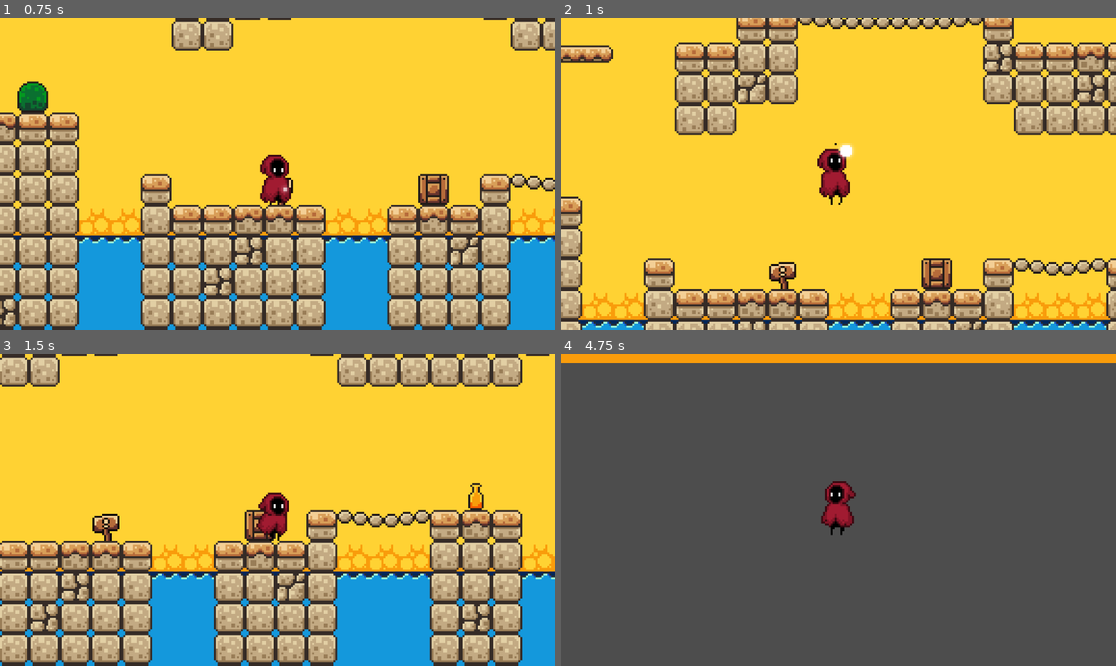
Above: before the commit, frames 1-4 (two rows, left to right).
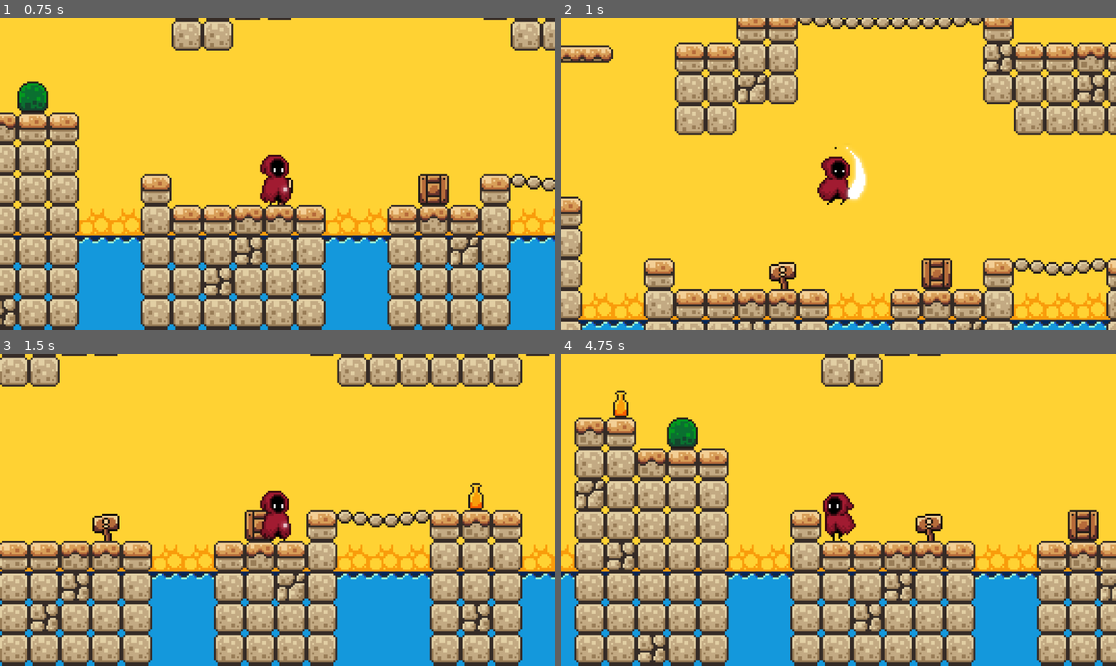
Above: after the commit, the same moments.

Repository: Alexandre74739/GameJam
Game: Godot game, scene res://scenes/game.tscn
Two runs of this game, one before a commit and one after it. Both use one fixed random seed, a clock stepped at 60 frames per second and the inputs below.
Inputs:
- Up to frame 1 (0.75 s): hold Right (ui_right) from 0.53 s (still down); tap Space (attack) at 0.6 s
- Up to frame 2 (1 s): keep holding Right (ui_right); tap Up (jump) at 0.77 s
- Up to frame 3 (1.5 s): keep holding Right (ui_right); tap Space (attack) at 1.35 s
- Up to frame 4 (4.75 s): tap Up (jump) at 1.52, 3.02, 3.77, 4.52 s; release Right (ui_right) at 2.03 s; hold Left (ui_left) 2.03-2.78 s; tap Space (attack) every 0.75 s from 2.1 to 4.35 s; hold Right (ui_right) 2.78-4.28 s; hold Left (ui_left) from 4.28 s (still down)

Frame 1 is identical in both runs. In frame 2, 1.1% of the frame differs, in the area x 46-56%, y 40-60%; in frame 3, 0.5%; in frame 4, 99%, in the area x 0-100%, y 0-100%.

Commit message:
correction vitesse perso + KillZone

Diff:
--- a/scenes/game.tscn
+++ b/scenes/game.tscn
@@ -7,6 +7,7 @@
 [ext_resource type="PackedScene" uid="uid://dy8c06kynuvf8" path="res://scenes/platform_froid.tscn" id="5_iywne"]
 [ext_resource type="AudioStream" uid="uid://b4jleospumrdk" path="res://assets/music/The Promised Neverland - Isabella’s Lullaby (Hip Hop Trap REMIX).mp3" id="6_u5sy4"]
 [ext_resource type="AudioStream" uid="uid://c8u5iwtj57c7d" path="res://assets/sounds/coin.wav" id="7_gee14"]
+[ext_resource type="PackedScene" uid="uid://cj228tfjd1h4r" path="res://scenes/kill_zone.tscn" id="8_gee14"]
 
 [sub_resource type="TileSetAtlasSource" id="TileSetAtlasSource_e2o6t"]
 texture = ExtResource("1_uwrxv")
@@ -438,5 +439,8 @@
 [node name="MusicCoin" type="AudioStreamPlayer2D" parent="." unique_id=802840782]
 stream = ExtResource("7_gee14")
 
+[node name="KillZone" parent="." unique_id=1881131918 instance=ExtResource("8_gee14")]
+position = Vector2(-46, 134)
+
 [connection signal="body_entered" from="Coin" to="Player" method="_on_coin_body_entered"]
 [connection signal="body_entered" from="Coin" to="Coin" method="_on_body_entered"]
--- /dev/null
+++ b/scenes/kill_zone.tscn
@@ -0,0 +1,13 @@
+[gd_scene format=3 uid="uid://cj228tfjd1h4r"]
+
+[ext_resource type="Script" uid="uid://b5uxcjoixe4e8" path="res://scripts/kill_zone.gd" id="1_kebdr"]
+
+[sub_resource type="WorldBoundaryShape2D" id="WorldBoundaryShape2D_l4ff3"]
+
+[node name="KillZone" type="Area2D" unique_id=1881131918]
+script = ExtResource("1_kebdr")
+
+[node name="CollisionShape2D" type="CollisionShape2D" parent="." unique_id=217164273]
+shape = SubResource("WorldBoundaryShape2D_l4ff3")
+
+[connection signal="body_entered" from="." to="." method="_on_body_entered"]
--- a/scenes/player.tscn
+++ b/scenes/player.tscn
@@ -136,7 +136,7 @@
 }],
 "loop": false,
 "name": &"attack",
-"speed": 10.0
+"speed": 12.0
 }, {
 "frames": [{
 "duration": 1.0,
@@ -205,7 +205,7 @@
 }],
 "loop": true,
 "name": &"walk",
-"speed": 10.0
+"speed": 12.0
 }]
 
 [sub_resource type="CapsuleShape2D" id="CapsuleShape2D_qlg0r"]
@@ -217,8 +217,9 @@
 
 [node name="AnimatedSprite2D" type="AnimatedSprite2D" parent="." unique_id=1293317599]
 sprite_frames = SubResource("SpriteFrames_dqkch")
-animation = &"attack"
+animation = &"walk"
 autoplay = "idle"
+frame_progress = 0.8770818
 
 [node name="CollisionShape2D" type="CollisionShape2D" parent="." unique_id=750427530]
 position = Vector2(-1, 2)
--- /dev/null
+++ b/scripts/kill_zone.gd
@@ -0,0 +1,14 @@
+extends Area2D
+
+func _on_body_entered(body: Node2D) -> void:
+	# On vérifie si c'est bien le joueur qui est tombé
+	if body.name == "Player":
+		print("Le joueur est tombé !")
+		die_and_restart()
+
+func die_and_restart():
+	# Option 1 : Recharger la scène complète (plus simple)
+	get_tree().reload_current_scene()
+
+	# Option 2 : Téléporter le joueur au début (plus fluide)
+	# body.position = Vector2(100, 100) # Remplacez par vos coordonnées de départ
Not shown, added: scripts/kill_zone.gd.uid
